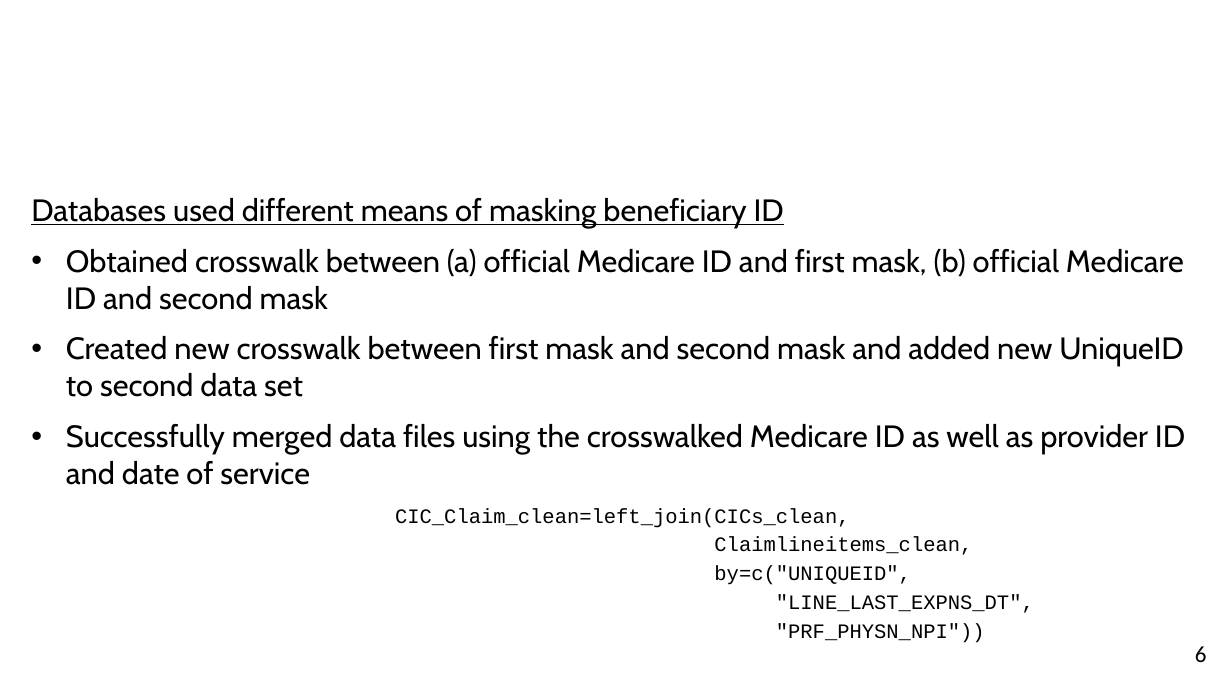
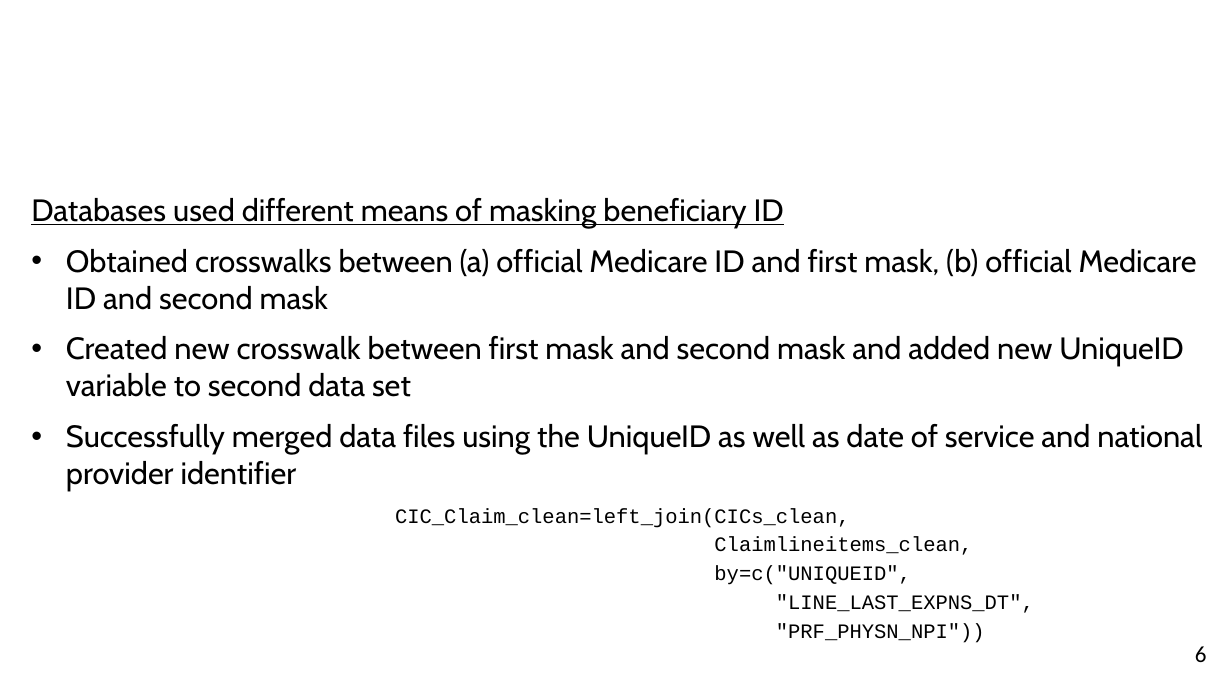
Before and after one commit to HHS/capstone.andrew.brecher, a slide deck: slide 6 of AndrewBrecher_presentation_2018-06-28.pptx. Drawn at 1232x693 pixels with LibreOffice and Linux fonts; fonts in the diff are those of the drawing; background and template pictures are left out. Boxes give left, top, right and bottom in pixels: in the first picture for what was removed or moved away, otherwise in the second. Text is boxed around its words. In the diff, an @@ line names an element or a change of style, - is before the commit and + after.

Commit message:
Edited presentation

```diff
--- a/AndrewBrecher_presentation_2018-06-28.pptx
+++ b/AndrewBrecher_presentation_2018-06-28.pptx
@@ text at <box>66,249,1202,491</box>: text changed @@
-• Obtained crosswalk between (a) official Medicare ID and first mask, (b) official Medicare ID and second mask
-• Created new crosswalk between first mask and second mask and added new UniqueID to second data set
-• Successfully merged data files using the crosswalked Medicare ID as well as provider ID and date of service
+• Obtained crosswalks between (a) official Medicare ID and first mask, (b) official Medicare ID and second mask
+• Created new crosswalk between first mask and second mask and added new UniqueID variable to second data set
+• Successfully merged data files using the UniqueID as well as date of service and national provider identifier
```
Also in this commit, not shown: 5 other slides changed.
